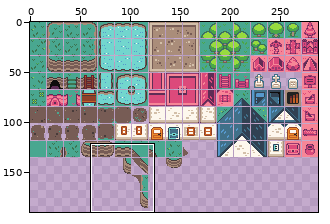
Edited in one commit: sprite sheet (static/images/tilemap.png). Above: a wide view before the commit, with the close-up outlined.
Close-up. Before the edit:
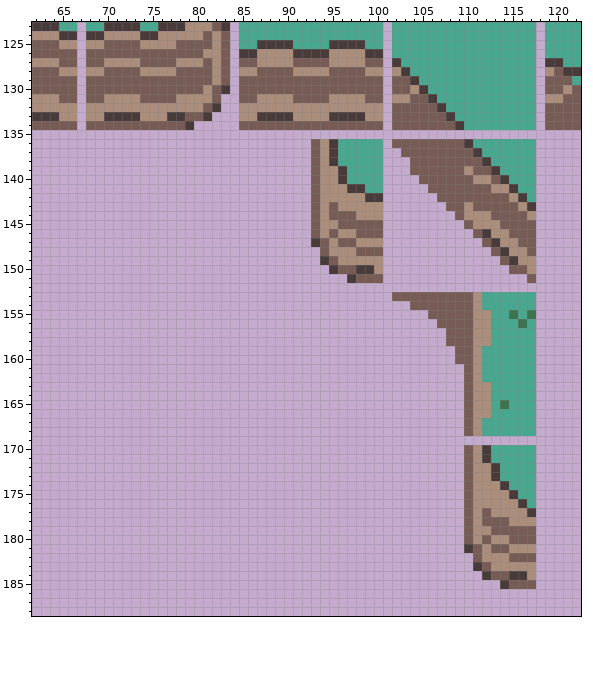
The file is 288x323 pixels. Shown: x 62..122, y 123..188. The wide view leaves out empty margins.
Now the later version:
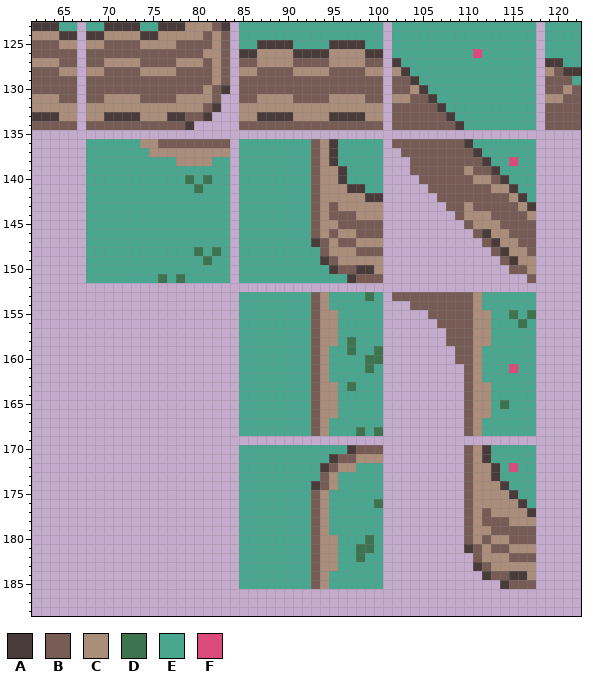
Palette (. is transparent): A #483b3a  B #775c55  C #aa8d7a  D #3d734f  E #49a790  F #dc4a7b
Edits made:
Changed rows in their new state; - is an unchanged pixel.
first column x 111:
126 F
first column x 68:
136 EEEEEECCBBBBBBBB-EEEEEEEE-----------------------
137 EEEEEEECCCCCCCCC-EEEEEEEE-----------------------
138 EEEEEEEEEECCCCEE-EEEEEEEE----------------------F
139 EEEEEEEEEEEEEEEE-EEEEEEEE-----------------------
140 EEEEEEEEEEEDEDEE-EEEEEEEE-----------------------
141 EEEEEEEEEEEEDEEE-EEEEEEEE-----------------------
142 EEEEEEEEEEEEEEEE-EEEEEEEE-----------------------
143 EEEEEEEEEEEEEEEE-EEEEEEEE-----------------------
144 EEEEEEEEEEEEEEEE-EEEEEEEE-----------------------
145 EEEEEEEEEEEEEEEE-EEEEEEEE-----------------------
146 EEEEEEEEEEEEEEEE-EEEEEEEE-----------------------
147 EEEEEEEEEEEEEEEE-EEEEEEEE-----------------------
148 EEEEEEEEEEEEDEDE-EEEEEEEEE----------------------
149 EEEEEEEEEEEEEDEE-EEEEEEEEE----------------------
150 EEEEEEEEEEEEEEEE-EEEEEEEEEE---------------------
151 EEEEEEEEDEDEEEEE-EEEEEEEEEEEE-------------------
153 -----------------EEEEEEEEBCEEEEDE---------------
154 -----------------EEEEEEEEBCEEEEEE---------------
155 -----------------EEEEEEEEBCCEEEEE---------------
156 -----------------EEEEEEEEBCCEEEEE---------------
157 -----------------EEEEEEEEBCCEEEEE---------------
158 -----------------EEEEEEEEBCCEDEEE---------------
159 -----------------EEEEEEEEBCEEDEED---------------
160 -----------------EEEEEEEEBCEEEEDD---------------
161 -----------------EEEEEEEEBCEEEEDE--------------F
162 -----------------EEEEEEEEBCEEEEEE---------------
163 -----------------EEEEEEEEBCCEDEEE---------------
164 -----------------EEEEEEEEBCCEEEEE---------------
165 -----------------EEEEEEEEBCCEEEEE---------------
166 -----------------EEEEEEEEBCCEEEEE---------------
167 -----------------EEEEEEEEBCEEEEEE---------------
168 -----------------EEEEEEEEBCEEEDED---------------
170 -----------------EEEEEEEEEEEEABBB---------------
171 -----------------EEEEEEEEEEABBCCC---------------
172 -----------------EEEEEEEEEABCCEEE--------------F
173 -----------------EEEEEEEEEBCEEEEE---------------
174 -----------------EEEEEEEEABCEEEEE---------------
175 -----------------EEEEEEEEBCEEEEEE---------------
176 -----------------EEEEEEEEBCEEEEED---------------
177 -----------------EEEEEEEEBCEEEEEE---------------
178 -----------------EEEEEEEEBCEEEEEE---------------
179 -----------------EEEEEEEEBCEEEEEE---------------
180 -----------------EEEEEEEEBCCEEEDE---------------
181 -----------------EEEEEEEEBCCEEDDE---------------
182 -----------------EEEEEEEEBCCEEDEE---------------
183 -----------------EEEEEEEEBCCEEEEE---------------
184 -----------------EEEEEEEEBCEEEEEE---------------
185 -----------------EEEEEEEEBCEEEEEE---------------
Boxes around the changes in both close-ups, in picture pixels (x1, y1, x2, y2):
changed: (473, 49, 482, 58)
added: (86, 139, 383, 589)
changed: (509, 157, 518, 166)
changed: (509, 364, 518, 373)
changed: (509, 463, 518, 472)
